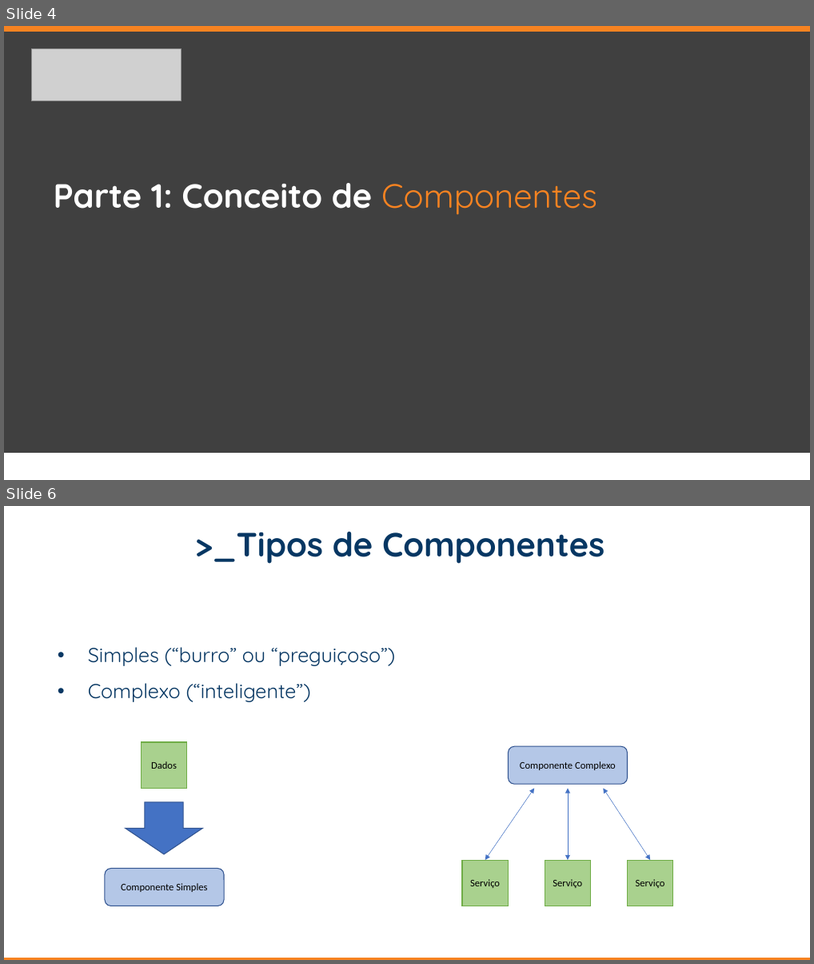
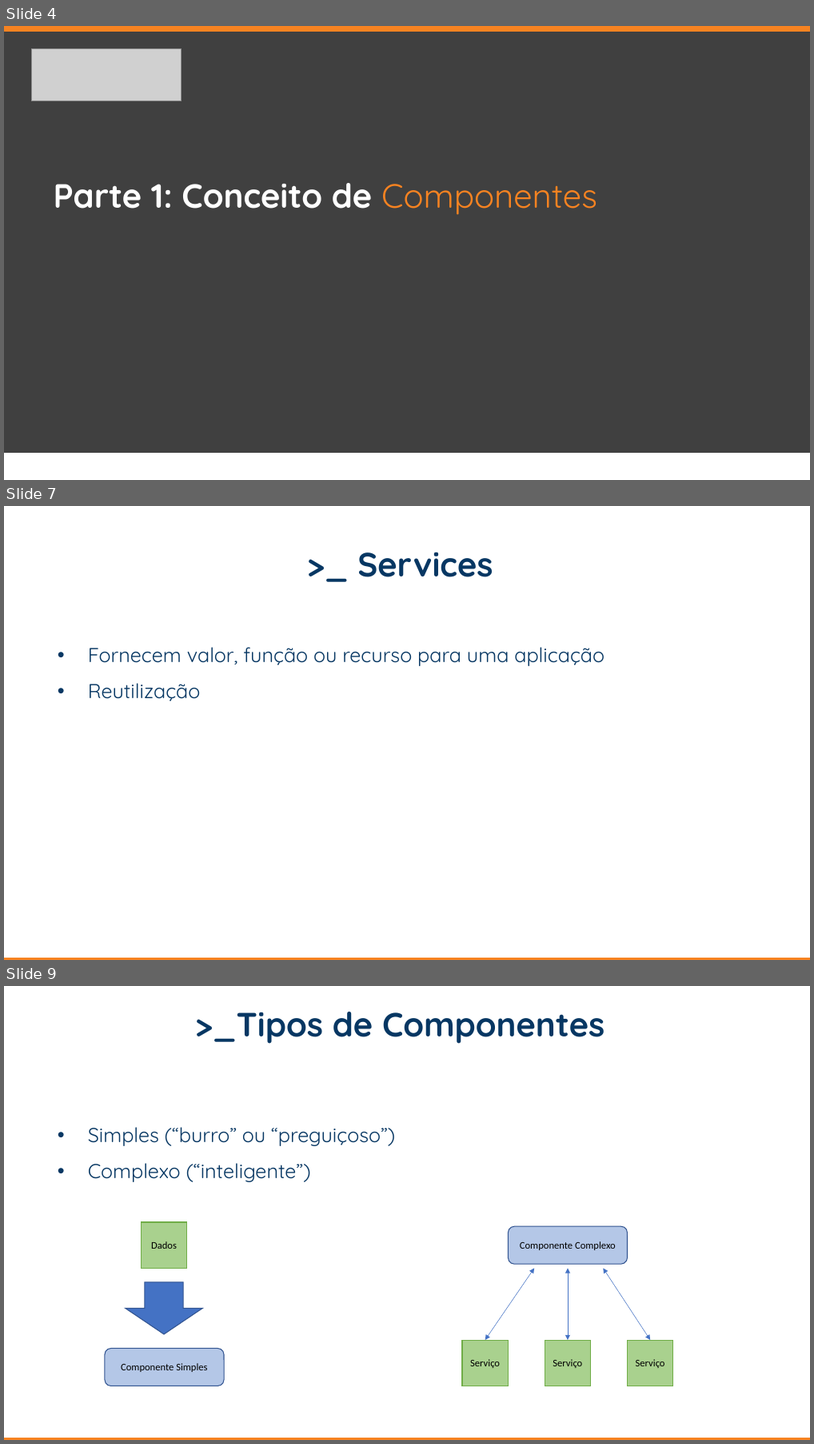
Before and after one commit to DanBertolini/dio-bootcamp, a slide deck: Bootcamp - apresentação.pptx. Shown one above the other, each under a label of ours: slides 4 and 6 before the commit, slides 4, 7 and 9 after it; the slides between them are not shown. The pictures are 814x964 and 814x1444 pixels, drawn with LibreOffice and Linux fonts; fonts in the diff are those of the drawing; grey boxes stand for pictures; background and template pictures are left out. Boxes give left, top, right and bottom in pixels: in the first picture for what was removed or moved away, otherwise in the second. Text is boxed around its words. In the diff, an @@ line names an element or a change of style, - is before the commit and + after.

```diff
--- a/Bootcamp - apresentação.pptx
+++ b/Bootcamp - apresentação.pptx
@@ slide 7 added at (4,506,810,960), background #FFFFFF; not listed: 1 template element that a slide beside it also shows @@
@@ text added at (358,552,493,577), 40 pt, text #073763, bold @@
+>_ Services
@@ text added at (88,647,605,666), 24 pt, text #073763 @@
+• Fornecem valor, função ou recurso para uma aplicação
@@ text added at (88,683,201,701), 24 pt, text #073763 @@
+• Reutilização
@@ what was slide 6 is now slide 9 @@
```
Also in this commit, not shown: 3 slides changed, 3 other slides added.
